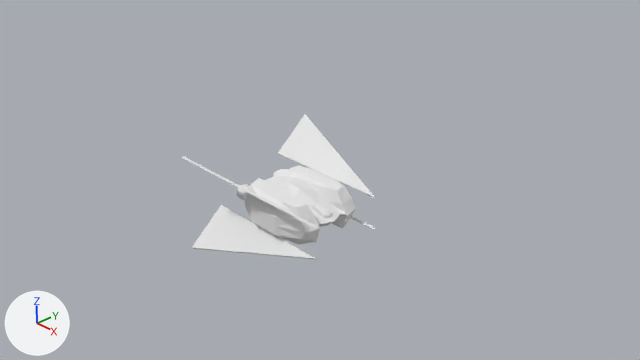
Two versions of the Blender file asset_sources/khanda_heavy.blend, one commit apart.
One viewpoint serves both versions: the file's camera 'Camera'. Lighting does not change. The marker at lower left points along +X, +Y and +Z.
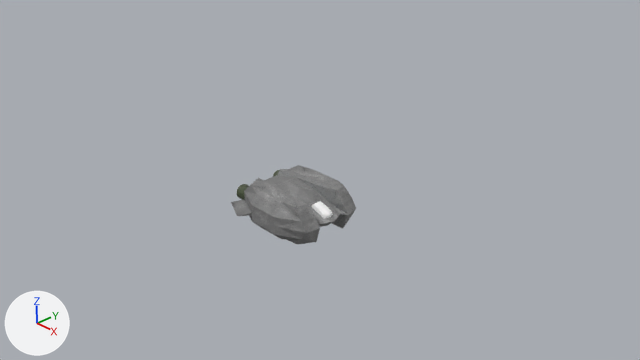
Edits to the bpy script that builds the scene:
```text
Add img_untitled:
    img_untitled = load_image('Untitled', '../assets/textures/khanda_heavy_merchant.png', 1024, 1024, 'sRGB')
Change mat_material:
    remove mat_material.base_color = (0.8, 0.8, 0.8)  # white #e7e7e7
    mat_material: diffuse_material('Material') -> principled_material('Material')
    add mat_material.texture = img_untitled
Change me_cube:
    used by ob_cube; location = (0.0, 0.0, 0.0)
    remove me_cube.from_pydata(...)  # 217 vertices, 175 faces, 12 loose edges; spans x -1.25..1.08, y -1.31..0.54, z -0.85..0.85
    add me_cube.from_pydata(...)  # 211 vertices, 168 faces, 12 loose edges; spans x -0.97..0.81, y -0.95..0.54, z -0.32..0.32
    me_cube part 1
    12 vertices are removed from x -1.25..1.08, y -1.31..-0.62, z -0.85..0.85
    21 faces are deleted
    6 vertices are added at (-0.72, -0.54, -0.03), (-0.72, -0.54, -0.03), (-0.72, -0.54, -0.03), (-0.38, -0.95, -0.02), (-0.29, -0.74, -0.04), (-0.82, -0.75, -0.01)
    14 new faces join them
```

What differs and where, as boxes (x1, y1, x2, y2) in the pictures (640 x 360 px; the box of a moved part takes in the faces that stretch with it):
'Cube', surface changed, reshaped (white to grey, 35% narrower, 45% shorter): before (182, 114, 375, 259); after (231, 165, 356, 244)
part 1 of me_cube, moved or reshaped: before (182, 114, 375, 259); after (231, 188, 324, 239)
